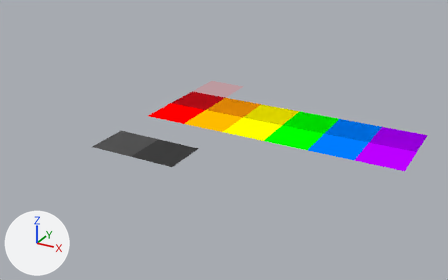
Before and after pictures for a commit that changed the Blender file blender_models/Resources.blend.
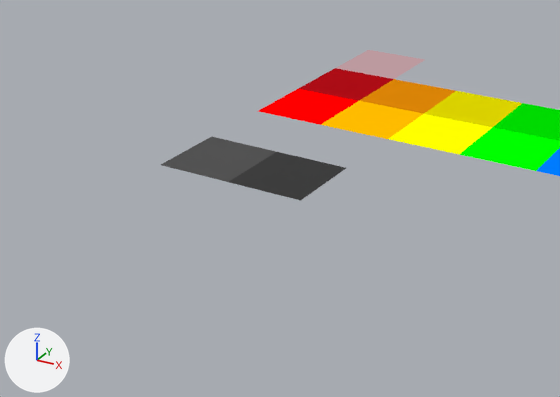
Each version is shown whole from a 50 mm lens placed at (8.61, -14.53, 5.33), pointed at (2.94, -4.22, 0.18), then close up on the part from 0% to 72% of the width and 19% to 100% of the height. The lights are fixed; the arrows at lower left show +X, +Y and +Z.
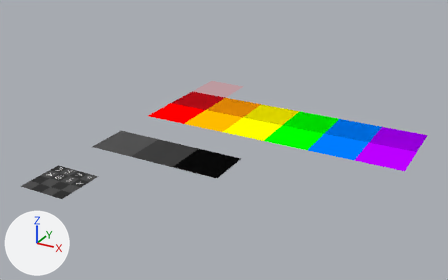
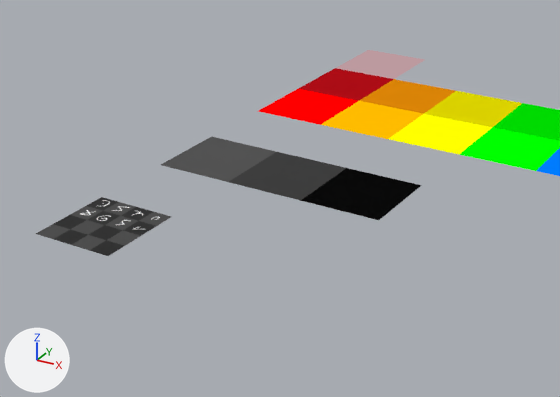
Boxes [x1, y1, x2, y2] around the edits, measured in the close-ups (560 x 397 px):
'Plane.015', added
    after: [36, 197, 171, 256]
'Plane.016', added (black)
    after: [301, 168, 421, 220]

What changed in the scene script:
```text
Add img_symbols_png:
    img_symbols_png = load_image('Symbols.png', '../unity_project/Paper Box/Assets/Textures/Box/Symbols.png', 256, 256, 'sRGB')
Add mat_darkness:
    mat_darkness = principled_material('Darkness')
    mat_darkness.base_color = (0.0031, 0.0031, 0.0031)  # black #0a0a0a
    mat_darkness.roughness = 1.0
    mat_darkness.specular_ior_level = 0.0
Add mat_symbols:
    mat_symbols = principled_material('Symbols')
    mat_symbols.texture = img_symbols_png
Add me_plane_016:
    me_plane_016.from_pydata([(-0.5, -0.5, 0.0), (0.5, -0.5, 0.0), (-0.5, 0.5, 0.0), (0.5, 0.5, 0.0)], [], [(0, 1, 3, 2)])
    me_plane_016.materials.append(mat_darkness)  # black #0a0a0a
Add me_plane_015:
    me_plane_015.from_pydata(...)  # 4 vertices, 1 face; spans x -0.5..0.5, y -0.5..0.5, z 0.0
    me_plane_015.materials.append(mat_symbols)  # picture img_symbols_png
Add ob_plane_016:
    ob_plane_016 = bpy.data.objects.new('Plane.016', me_plane_016)
    ob_plane_016.location = (3.0, -5.0, 0.0)
Add ob_plane_015:
    ob_plane_015 = bpy.data.objects.new('Plane.015', me_plane_015)
    ob_plane_015.location = (1.0, -7.0, 0.0)
```
